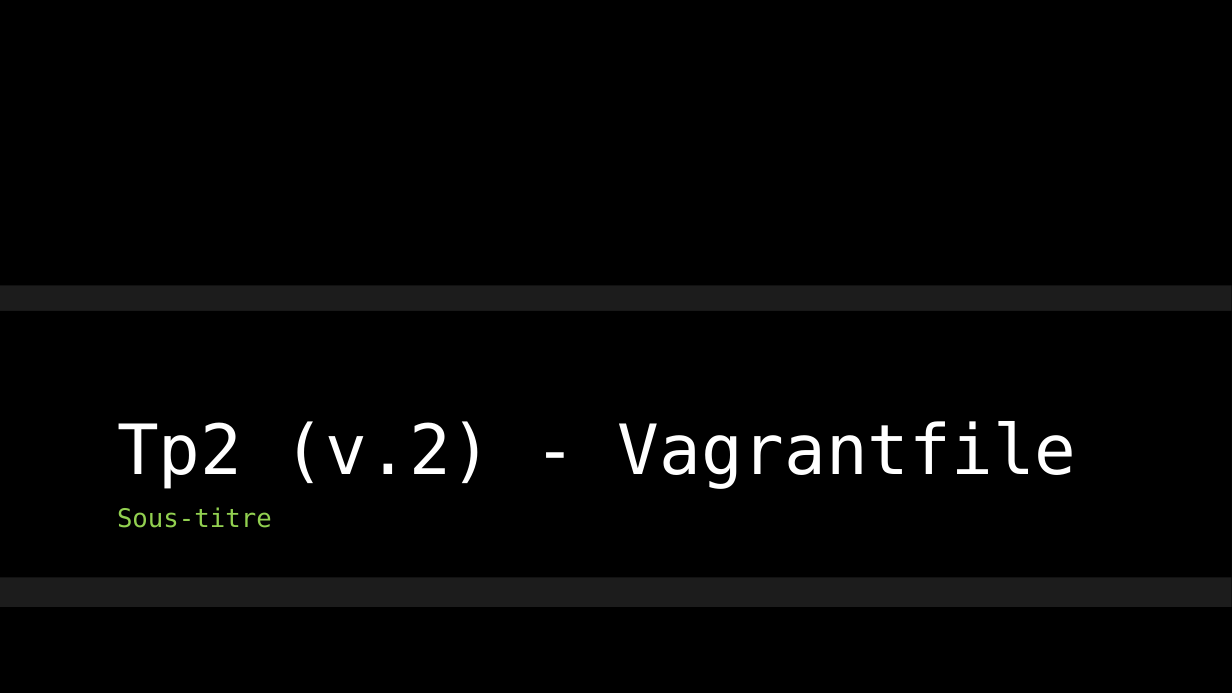
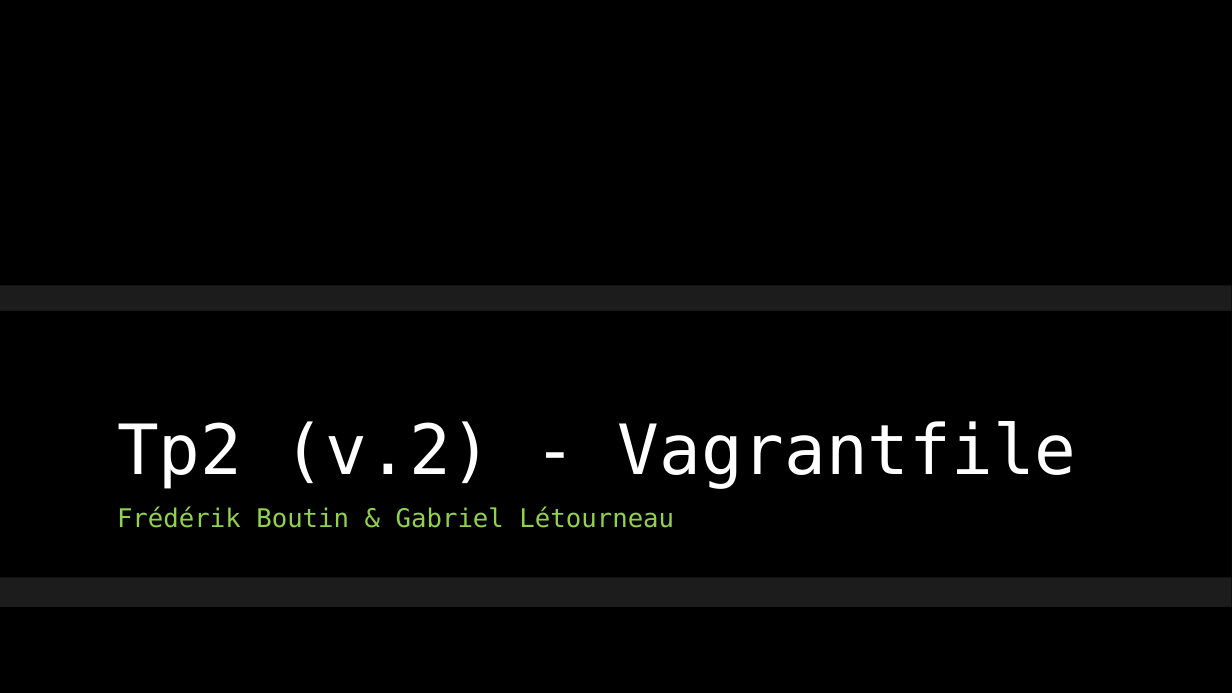
Before and after one commit to frednh1993/Perso_public, a slide deck: slide 1 of Session_Hiver_2024/Systèmes d'exploitation (INF34207-MS)/TP/Présentation/tp2_systèmes_exploitation_fb_gl.pptx. Drawn at 1232x693 pixels with LibreOffice and Linux fonts; fonts in the diff are those of the drawing; background and template pictures are left out. Boxes give left, top, right and bottom in pixels: in the first picture for what was removed or moved away, otherwise in the second. Text is boxed around its words. In the diff, an @@ line names an element or a change of style, - is before the commit and + after.

```diff
--- a/Session_Hiver_2024/Systèmes d'exploitation (INF34207-MS)/TP/Présentation/tp2_systèmes_exploitation_fb_gl.pptx
+++ b/Session_Hiver_2024/Systèmes d'exploitation (INF34207-MS)/TP/Présentation/tp2_systèmes_exploitation_fb_gl.pptx
@@ subtitle at box(117, 506, 674, 528): text changed @@
-Sous-titre
+Frédérik Boutin & Gabriel Létourneau
```
Also in this commit, not shown: 1 other slide changed, 1 other file.
